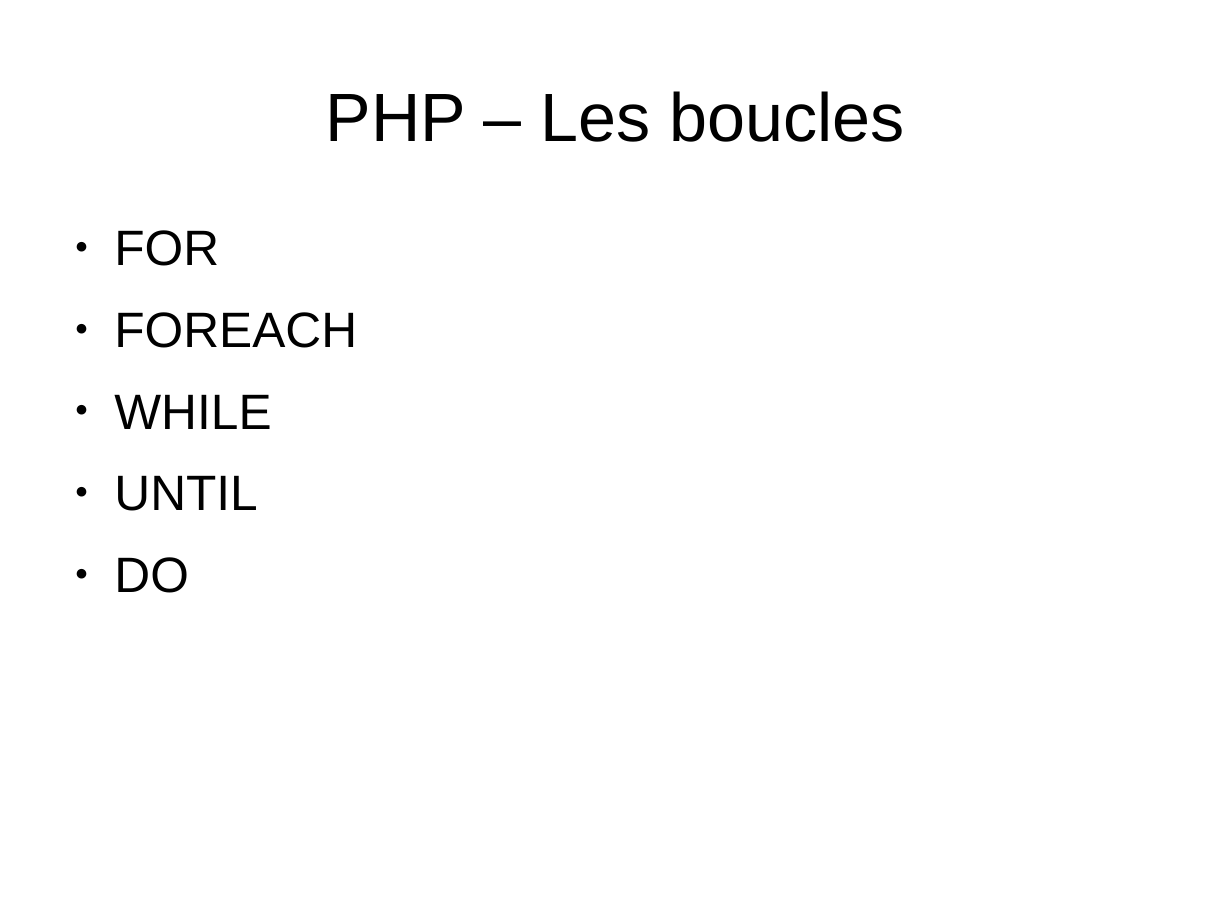
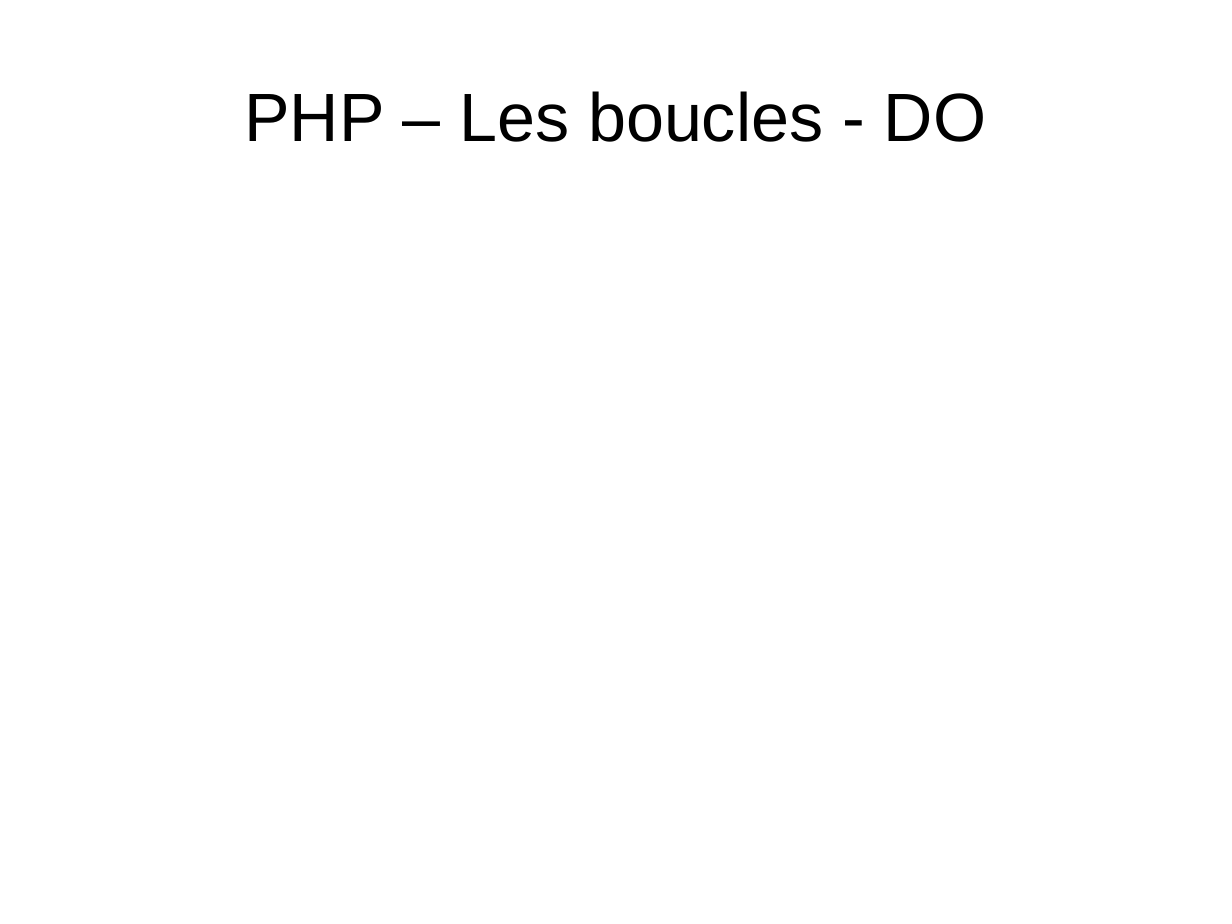
Before and after one commit to NicoM88/formation, a slide deck: slide 14 of PHP/formation.odp (slide 8 before the commit). Drawn at 1232x924 pixels with LibreOffice and Linux fonts; fonts in the diff are those of the drawing. Boxes give left, top, right and bottom in pixels: in the first picture for what was removed or moved away, otherwise in the second. Text is boxed around its words. In the diff, an @@ line names an element or a change of style, - is before the commit and + after.

Commit message:
boucles

```diff
--- a/PHP/formation.odp
+++ b/PHP/formation.odp
@@ title at [244,91,986,142]: text changed @@
-PHP – Les boucles
+PHP – Les boucles - DO
@@ text removed at [114,230,357,593] @@
-● FOR
-● FOREACH
-● WHILE
-● UNTIL
-● DO
```
Also in this commit, not shown: 6 slides added, 5 other files.
